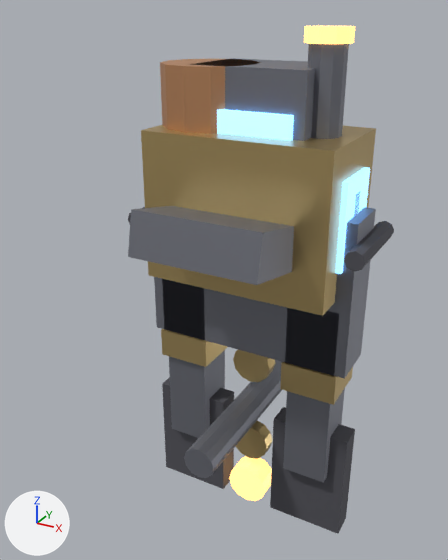
One commit to the Blender file blender/source/gearforge_titan.blend: the scene before it, then after it.
Before and after are seen from a camera (50 mm lens) standing at (4.88, -10.18, 9.4) and looking at (-0.13, -1.07, 4.84). Every picture has the same lights, and +X, +Y and +Z are marked at lower left. The picture after the commit comes second.

In view in the first picture: 'gearforge_titan_barrel', 'gearforge_titan_barrel_ring_a', 'gearforge_titan_barrel_ring_b', 'gearforge_titan_boiler', 'gearforge_titan_cabin', 'gearforge_titan_foot_-14', 'gearforge_titan_foot_14', 'gearforge_titan_hips', 'gearforge_titan_hull', 'gearforge_titan_hull_trim', 'gearforge_titan_muzzle_brake', 'gearforge_titan_prow', 'gearforge_titan_shin_-14', 'gearforge_titan_shin_14', 'gearforge_titan_sponson_22', 'gearforge_titan_stack' and 7 more.
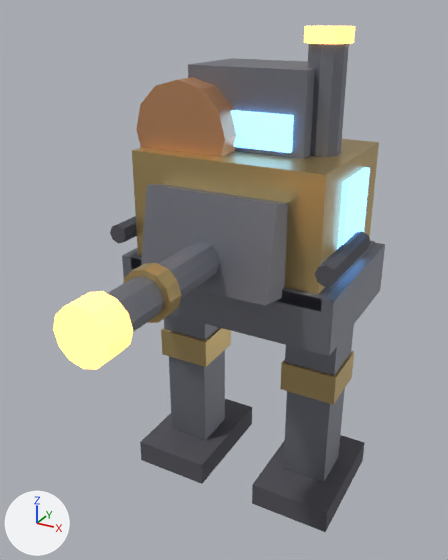
Pixel boxes [x1, y1, x2, y2] of what changed, in the pictures (448 x 560 px):
'gearforge_titan_hull', rescaled
    before: [141, 125, 376, 316]
    after: [132, 139, 379, 294]
'gearforge_titan_prow', reshaped (11% narrower, 54% taller)
    before: [128, 206, 294, 285]
    after: [141, 184, 288, 306]
'gearforge_titan_hips', rescaled
    before: [154, 207, 376, 379]
    after: [122, 243, 385, 356]
'gearforge_titan_boiler', reshaped
    before: [160, 58, 260, 134]
    after: [136, 77, 236, 157]
'gearforge_titan_barrel', moved
    before: [184, 360, 282, 478]
    after: [107, 241, 219, 332]
'gearforge_titan_foot_14', rescaled
    before: [270, 407, 355, 534]
    after: [252, 435, 365, 532]
'gearforge_titan_muzzle_brake', moved
    before: [229, 456, 272, 501]
    after: [53, 291, 133, 370]
'gearforge_titan_foot_-14', rescaled (55% wider, 24% shorter)
    before: [162, 377, 234, 489]
    after: [140, 399, 252, 484]
'gearforge_titan_barrel_ring_b', moved
    before: [233, 350, 275, 382]
    after: [123, 263, 181, 323]
'gearforge_titan_sponson_20', added
    after: [315, 231, 371, 287]
'gearforge_titan_sponson_22', deleted
    before: [344, 221, 394, 272]
'gearforge_titan_barrel_ring_a', moved (not visible afterwards)
    before: [236, 421, 272, 459]
'gearforge_titan_hull_trim', rescaled (mostly hidden before)
    before: [354, 192, 360, 216]
    after: [131, 241, 375, 311]
'gearforge_titan_sponson_-20', added
    after: [110, 216, 137, 244]

The change, as a list of edits to the scene's bpy script:
```text
Change me_cube:
    remove me_cube.from_pydata(...)  # 8 vertices, 6 faces; spans x -2.2..-0.6, y -0.25..0.25, z -0.9..1.5
    add me_cube.from_pydata(...)  # 8 vertices, 6 faces; spans x -2.2..-0.6, y -1.2..1.2, z 0.0..0.5
    me_cube part 1: the whole mesh is scaled about its middle by (1, 4.8, 0.208), then moved by (0.0, 0.0, -0.05)
Change me_cube_004:
    remove me_cube_004.from_pydata(...)  # 8 vertices, 6 faces; spans x 0.6..2.2, y -0.25..0.25, z -0.9..1.5
    add me_cube_004.from_pydata(...)  # 8 vertices, 6 faces; spans x 0.6..2.2, y -1.2..1.2, z 0.0..0.5
    me_cube_004 part 2: the whole mesh is scaled about its middle by (1, 4.8, 0.208), then moved by (0.0, 0.0, -0.05)
Change me_cube_008:
    remove me_cube_008.from_pydata(...)  # 8 vertices, 6 faces; spans x -2.1..2.1, y -0.5..0.5, z 3.1..6.1
    add me_cube_008.from_pydata(...)  # 8 vertices, 6 faces; spans x -2.1..2.1, y -1.5..1.5, z 4.1..5.1
    me_cube_008 part 3: the whole mesh is scaled about its middle by (1, 3, 0.333)
Change me_cube_009:
    remove me_cube_009.from_pydata(...)  # 8 vertices, 6 faces; spans x -1.8..1.8, y -1.1..1.1, z 4.6..7.4
    add me_cube_009.from_pydata(...)  # 8 vertices, 6 faces; spans x -1.8..1.8, y -1.4..1.4, z 4.9..7.1
    me_cube_009 part 4: the whole mesh is scaled about its middle by (1, 1.27, 0.786)
Change me_cube_010:
    remove me_cube_010.from_pydata(...)  # 8 vertices, 6 faces; spans x -1.9..1.9, y -0.12..0.12, z 3.5..6.5
    add me_cube_010.from_pydata(...)  # 8 vertices, 6 faces; spans x -1.9..1.9, y -1.5..1.5, z 4.88..5.12
    me_cube_010 part 5: the whole mesh is scaled about its middle by (1, 12, 0.0833)
Change me_cube_011:
    remove me_cube_011.from_pydata(...)  # 8 vertices, 6 faces; spans x -1.2..1.2, y -2.47..-0.73, z 5.24..6.36
    add me_cube_011.from_pydata(...)  # 8 vertices, 6 faces; spans x -1.2..1.2, y -2.16..-1.04, z 4.93..6.67
    me_cube_011 part 6
    me_cube_011.vertices[0].co: (-1.2, -2.47, 5.58) -> (-1.2, -2.16, 5.1)  # pixel (127, 256) -> not seen
    me_cube_011.vertices[1].co: (-1.2, -2.3, 6.36) -> (-1.2, -1.82, 6.67)  # pixel (131, 209) -> pixel (146, 184)
    me_cube_011.vertices[2].co: (-1.2, -0.9, 5.24) -> (-1.2, -1.38, 4.93)
    me_cube_011.vertices[3].co: (-1.2, -0.73, 6.02) -> (-1.2, -1.04, 6.5)
    me_cube_011.vertices[4].co: (1.2, -2.47, 5.58) -> (1.2, -2.16, 5.1)  # pixel (257, 285) -> pixel (264, 305)
    me_cube_011.vertices[5].co: (1.2, -2.3, 6.36) -> (1.2, -1.82, 6.67)  # pixel (263, 232) -> pixel (277, 204)
    me_cube_011.vertices[6].co: (1.2, -0.9, 5.24) -> (1.2, -1.38, 4.93)
    me_cube_011.vertices[7].co: (1.2, -0.73, 6.02) -> (1.2, -1.04, 6.5)
Change me_cylinder_002:
    remove me_cylinder_002.from_pydata(...)  # 24 vertices, 14 faces; spans x -1.9..-0.1, y -0.9..0.9, z 6.3..8.5
    add me_cylinder_002.from_pydata(...)  # 24 vertices, 14 faces; spans x -1.9..-0.1, y -1.1..1.1, z 6.5..8.3
    me_cylinder_002 part 7: the whole mesh is multiplied about its middle by the matrix ((0.0, 1.0, 0.0), (0.0, 0.0, -1.0), (-1.0, 0.0, 0.0))
Change me_cylinder_007:
    remove me_cylinder_007.from_pydata(...)  # 24 vertices, 14 faces; spans x -0.32..0.32, y -2.3..2.3, z 1.28..1.92
    add me_cylinder_007.from_pydata(...)  # 24 vertices, 14 faces; spans x -0.32..0.32, y -4.8..-0.2, z 5.28..5.92
    me_cylinder_007 part 8: the whole mesh is moved by (0.0, -2.5, 4.0)
Change me_cylinder_008:
    remove me_cylinder_008.from_pydata(...)  # 24 vertices, 14 faces; spans x -0.42..0.42, y -0.15..0.15, z 0.18..1.02
    add me_cylinder_008.from_pydata(...)  # 24 vertices, 14 faces; spans x -0.42..0.42, y -1.65..-1.35, z 5.18..6.02
    me_cylinder_008 part 9: the whole mesh is moved by (0.0, -1.5, 5.0)
Change me_cylinder_009:
    remove me_cylinder_009.from_pydata(...)  # 24 vertices, 14 faces; spans x -0.42..0.42, y -0.15..0.15, z 2.18..3.02
    add me_cylinder_009.from_pydata(...)  # 24 vertices, 14 faces; spans x -0.42..0.42, y -3.65..-3.35, z 5.18..6.02
    me_cylinder_009 part 10: the whole mesh is moved by (0.0, -3.5, 3.0)
Change me_cylinder_010:
    remove me_cylinder_010.from_pydata(...)  # 24 vertices, 14 faces; spans x -0.45..0.45, y -0.25..0.25, z -0.95..-0.05
    add me_cylinder_010.from_pydata(...)  # 24 vertices, 14 faces; spans x -0.45..0.45, y -5.05..-4.55, z 5.15..6.05
    me_cylinder_010 part 11: the whole mesh is moved by (0.0, -4.8, 6.1)
Remove ob_gearforge_titan_sponson_22:
    ob_gearforge_titan_sponson_22 = bpy.data.objects.new('gearforge_titan_sponson_22', me_cylinder_006)
Add ob_gearforge_titan_sponson_20:
    ob_gearforge_titan_sponson_20 = bpy.data.objects.new('gearforge_titan_sponson_20', me_cylinder_006_1)  # an 8-sided cylinder along y spanning x 1.82..2.18, y -1.7..0.1, z 5.42..5.78; in mat_gearforge_titan_dark_mat (dark grey #616169)
    ob_gearforge_titan_sponson_20.location = (0.0, 0.0, 0.0)
Add ob_gearforge_titan_sponson__20:
    ob_gearforge_titan_sponson__20 = bpy.data.objects.new('gearforge_titan_sponson_-20', me_cylinder_005_1)  # an 8-sided cylinder along y spanning x -2.18..-1.82, y -1.7..0.1, z 5.42..5.78; in mat_gearforge_titan_dark_mat (dark grey #616169)
    ob_gearforge_titan_sponson__20.location = (0.0, 0.0, 0.0)
```
